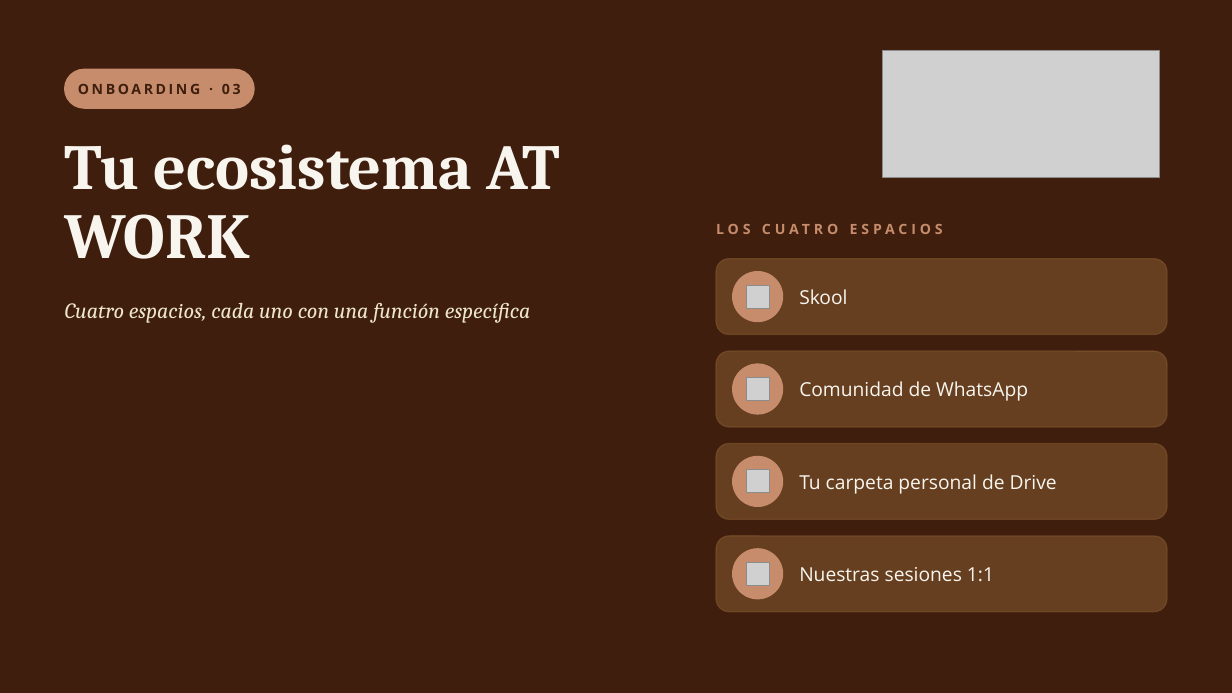
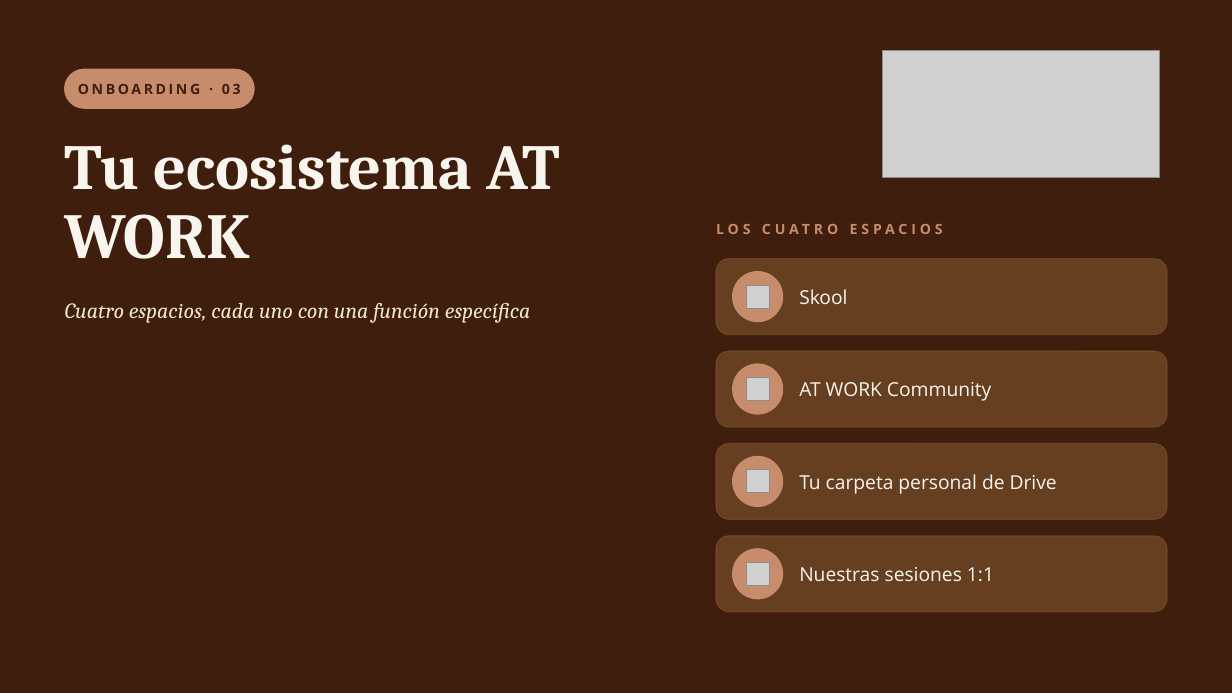
Before and after one commit to florenciapersico-ctrl/brakingbarriersatwork, a slide deck: slide 1 of onboarding/presentaciones/ONB03_Tu_ecosistema_AT_WORK.pptx. Drawn at 1232x693 pixels with LibreOffice and Linux fonts; fonts in the diff are those of the drawing; grey boxes stand for pictures. Boxes give left, top, right and bottom in pixels: in the first picture for what was removed or moved away, otherwise in the second. Text is boxed around its words. In the diff, an @@ line names an element or a change of style, - is before the commit and + after.

```diff
--- a/onboarding/presentaciones/ONB03_Tu_ecosistema_AT_WORK.pptx
+++ b/onboarding/presentaciones/ONB03_Tu_ecosistema_AT_WORK.pptx
@@ text at [799, 382, 991, 401]: text changed @@
-Comunidad de WhatsApp
+AT WORK Community
```
Also in this commit, not shown: 2 other slides changed, 24 other files.
